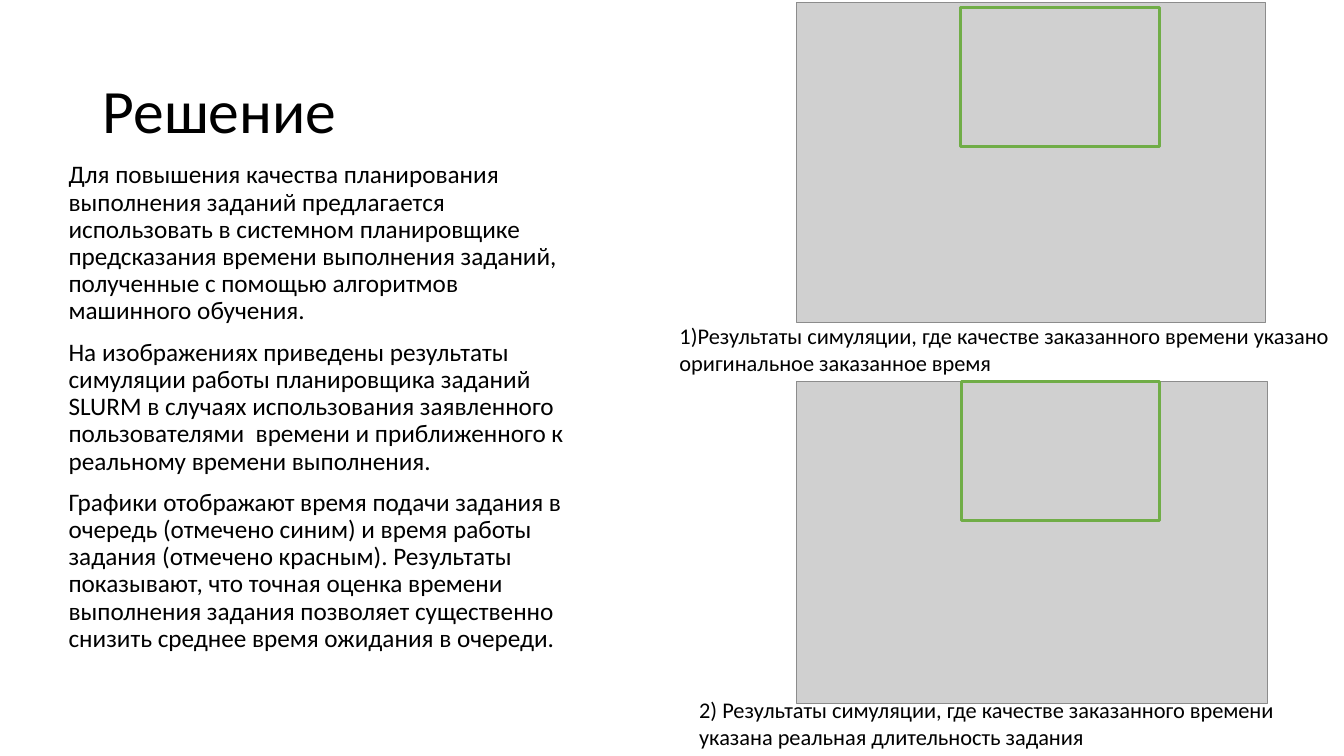
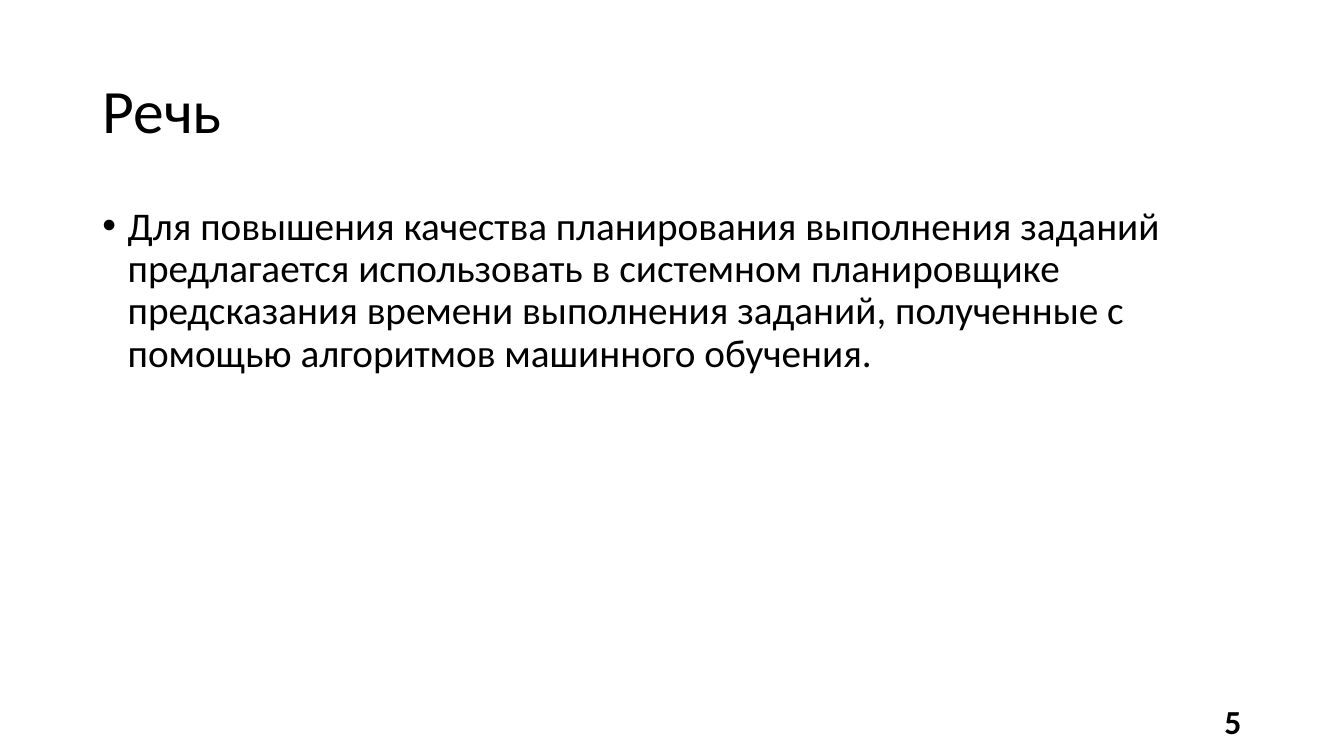
Before and after one commit to alexmeshr/task_time_prediction, a slide deck: slide 5 of presentation.pptx (slide 3 before the commit). Drawn at 1344x756 pixels with LibreOffice and Linux fonts; fonts in the diff are those of the drawing; grey boxes stand for pictures. Boxes give left, top, right and bottom in pixels: in the first picture for what was removed or moved away, otherwise in the second. Text is boxed around its words. In the diff, an @@ line names an element or a change of style, - is before the commit and + after.

```diff
--- a/presentation.pptx
+++ b/presentation.pptx
@@ picture removed at [797,2,1265,322] @@
@@ rectangle removed at [961,8,1159,147] @@
@@ title at [102,93,221,134]: text changed @@
-Решение
+Речь
@@ text "Для повышения качества планирования выполнения ...": place and size @@
-text "Для повышения качества планирования выполнения ..." at [69,166,563,651]
+text "Для повышения качества планирования выполнения ..." at [128,213,1159,374]
@@ text "Для повышения качества планирования выполнения ..." at [128,213,1159,374]: size 18 to 28 pt; bullet none to • @@
@@ text removed at [679,328,1329,375] @@
-1)Результаты симуляции, где качестве заказанного времени указано оригинальное заказанное время
@@ text at [69,344,563,651]: paragraphs removed @@
-На изображениях приведены результаты симуляции работы планировщика заданий SLURM в случаях использования заявленного пользователями времени и приближенного к реальному времени выполнения.
-Графики отображают время подачи задания в очередь (отмечено синим) и время работы задания (отмечено красным). Результаты показывают, что точная оценка времени выполнения задания позволяет существенно снизить среднее время ожидания в очереди.
@@ picture removed at [797,381,1267,703] @@
@@ rectangle removed at [962,381,1160,520] @@
@@ text removed at [699,700,1274,749] @@
-2) Результаты симуляции, где качестве заказанного времени указана реальная длительность задания
@@ page number added at [1224,712,1241,735], 24 pt, text #000000, bold @@
+5
```
Also in this commit, not shown: 7 other slides changed, 20 slides added, 3 slides removed, 11 other files.
